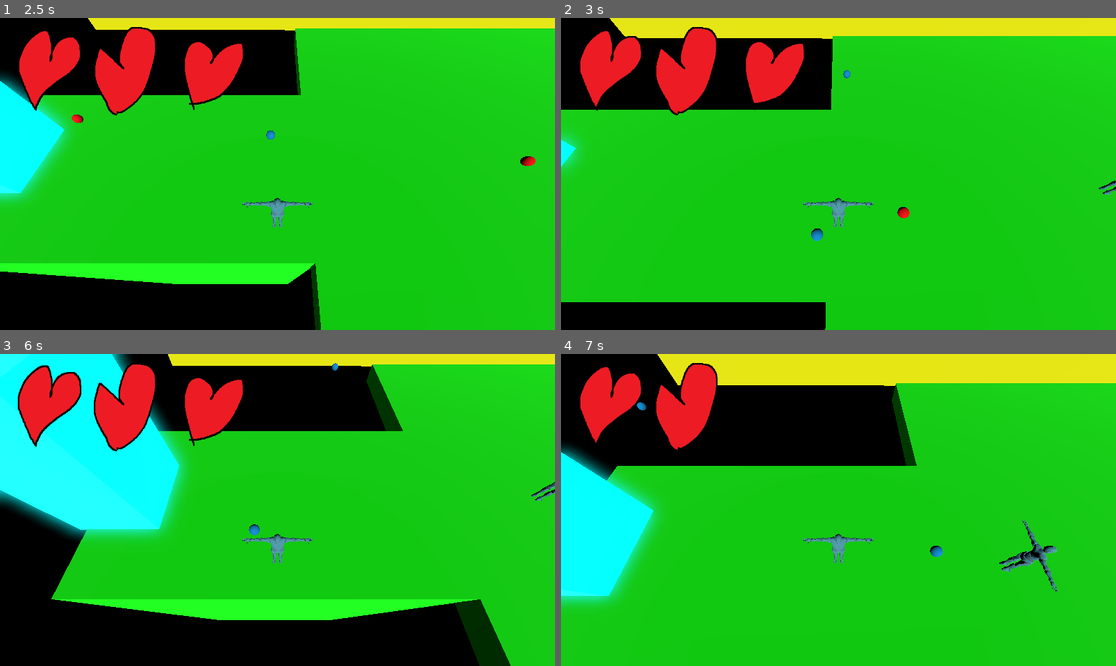
Above: before the commit, frames 1-4 (two rows, left to right).
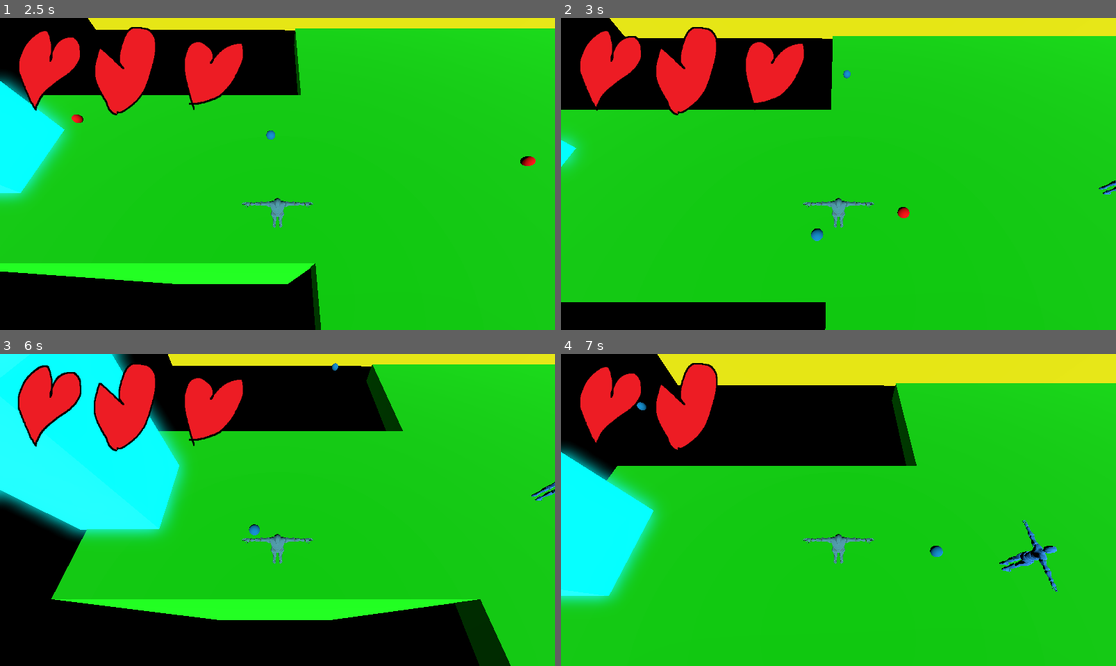
Above: after the commit, the same moments.

Repository: Alvin-Cha/Game-Skripsi
Game: Godot game, scene res://scenes/main/world.tscn
The game is run twice, just before and just after one commit, with the same random seed, the same clock (stepped at 60 frames per second) and the same inputs.
Inputs (mouse positions are in pixels of both pictures, inside the frame that each line leads up to):
- Up to frame 1 (2.5 s): tap Enter (ui_accept) at 0.5, 0.77, 1.52 s; move the mouse to (399, 158) at 0.52 s; hold D 0.53-1.28 s; tap F at 0.6, 1.35, 2.1 s; click (399, 158) at 0.67 s; move the mouse to (166, 189) at 1.27 s; hold S 1.28-2.03 s; click (166, 189) at 1.42 s; move the mouse to (333, 105) at 2.02 s; hold D from 2.03 s (still down); click (333, 105) at 2.17 s
- Up to frame 2 (3 s): move the mouse to (810, 236) at 2.77 s; release D at 2.78 s; hold W from 2.78 s (still down); tap F at 2.85 s; click (810, 236) at 2.92 s
- Up to frame 3 (6 s): tap Enter (ui_accept) at 3.02, 3.77, 4.52 s; move the mouse to (444, 556) at 3.52 s; release W at 3.53 s; hold A 3.53-5.03 s; tap F every 0.75 s from 3.6 to 5.85 s; click (444, 556) at 3.67 s; move the mouse to (111, 463) at 4.27 s; click (111, 463) at 4.42 s; move the mouse to (305, 510) at 5.02 s; hold S 5.03-5.78 s; click (305, 510) at 5.17 s; move the mouse to (194, 432) at 5.77 s; hold D from 5.78 s (still down); click (194, 432) at 5.92 s
- Up to frame 4 (7 s): tap Enter (ui_accept) at 6.02, 6.77 s; move the mouse to (960, 494) at 6.52 s; release D at 6.53 s; hold W from 6.53 s (still down); tap F at 6.6 s; click (960, 494) at 6.67 s

Frame 1 is identical in both runs. In frame 2, less than 0.1% of the frame differs, in the area x 96-100%, y 52-57%; in frame 3, less than 0.1%; in frame 4, 0.4%, in the area x 79-90%, y 53-77%.

Commit message:
Attack Pattern

Diff:
--- a/scenes/main/world.tscn
+++ b/scenes/main/world.tscn
@@ -18,7 +18,6 @@
 
 [sub_resource type="BoxShape3D" id="BoxShape3D_lift1"]
 size = Vector3(3, 22, 2)
-
 
 [node name="World" type="Node3D" unique_id=1551797016]
 
--- a/scripts/enemyTracking.gd
+++ b/scripts/enemyTracking.gd
@@ -6,20 +6,37 @@
 var shoot_timer: float = 0.0
 var shoot_interval: float = 2.0
 
+var enemy_type: int = 0
+
 # In the Inspector, you must assign the Player node to this slot!
 @export var player: Node3D
 
 func _ready() -> void:
-	var type = randi() % 3
-	if type == 0:
+	enemy_type = randi() % 3
+	if enemy_type == 0:
 		speed = 1.0
 		hp = 4
-	elif type == 1:
+		apply_visual_tint(Color(0.2, 0.8, 0.4)) # Green/Teal for slow tanky enemy
+	elif enemy_type == 1:
 		speed = 2.0
 		hp = 2
+		apply_visual_tint(Color(0.2, 0.6, 1.0)) # Cyan/Blue for normal enemy
 	else:
 		speed = 4.0
 		hp = 1
+		apply_visual_tint(Color(1.0, 0.3, 0.3)) # Red/Orange for fast enemy
+
+func apply_visual_tint(color: Color) -> void:
+	if has_node("CharacterModel"):
+		_apply_color_to_meshes($CharacterModel, color)
+
+func _apply_color_to_meshes(node: Node, color: Color) -> void:
+	if node is MeshInstance3D:
+		var mat = StandardMaterial3D.new()
+		mat.albedo_color = color
+		node.material_override = mat
+	for child in node.get_children():
+		_apply_color_to_meshes(child, color)
 
 func _physics_process(delta: float) -> void:
 	# Add the gravity so the enemy falls to the floor
@@ -68,15 +85,33 @@
 	if not player:
 		return
 
-	var bullet = BULLET_SCENE.instantiate()
-	get_parent().add_child(bullet)
+	var aim_target = player.global_position + Vector3(0, 1.0, 0) # Aim at center of player
+	var spawn_pos = global_position + Vector3(0, 1.0, 0) # Start bullet slightly elevated
 
-	# Start bullet slightly elevated
-	bullet.position = global_position + Vector3(0, 1.0, 0)
+	if enemy_type == 2:
+		# Fast enemy: 3 bullet cluster at 45 degree spread
+		var angles = [-30.0, 0.0, 30.0]
+		for angle in angles:
+			var bullet = BULLET_SCENE.instantiate()
+			get_parent().add_child(bullet)
+			bullet.position = spawn_pos
 
-	# Aim at player
-	var aim_target = player.global_position + Vector3(0, 1.0, 0) # Aim at center of player
-	bullet.direction = bullet.position.direction_to(aim_target).normalized()
+			var base_dir = spawn_pos.direction_to(aim_target).normalized()
+			bullet.direction = base_dir.rotated(Vector3.UP, deg_to_rad(angle)).normalized()
+	elif enemy_type == 0:
+		# Slow enemy: shoot slow bullet but bigger
+		var bullet = BULLET_SCENE.instantiate()
+		get_parent().add_child(bullet)
+		bullet.position = spawn_pos
+		bullet.direction = spawn_pos.direction_to(aim_target).normalized()
+		bullet.speed = 4.0 # Slower speed (default is 10.0)
+		bullet.scale = Vector3(2.5, 2.5, 2.5) # Bigger bullet
+	else:
+		# Medium enemy: shoot standard single bullet
+		var bullet = BULLET_SCENE.instantiate()
+		get_parent().add_child(bullet)
+		bullet.position = spawn_pos
+		bullet.direction = spawn_pos.direction_to(aim_target).normalized()
 
 func take_damage(amount: int) -> void:
 	hp -= amount
